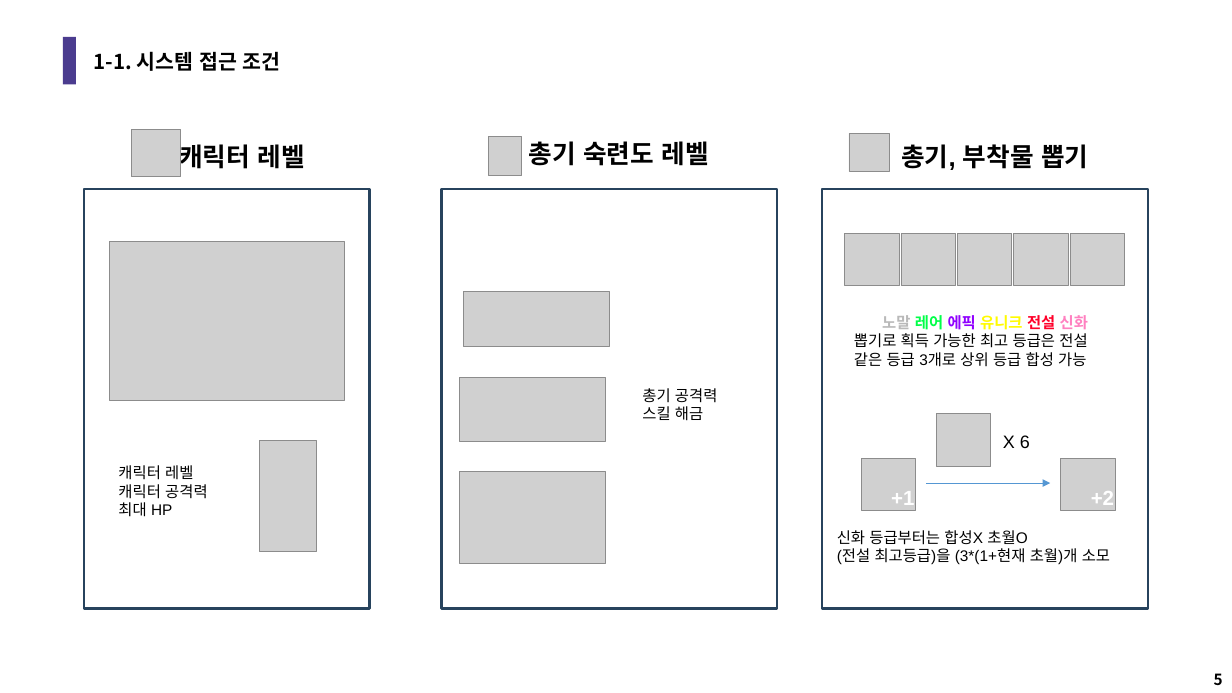
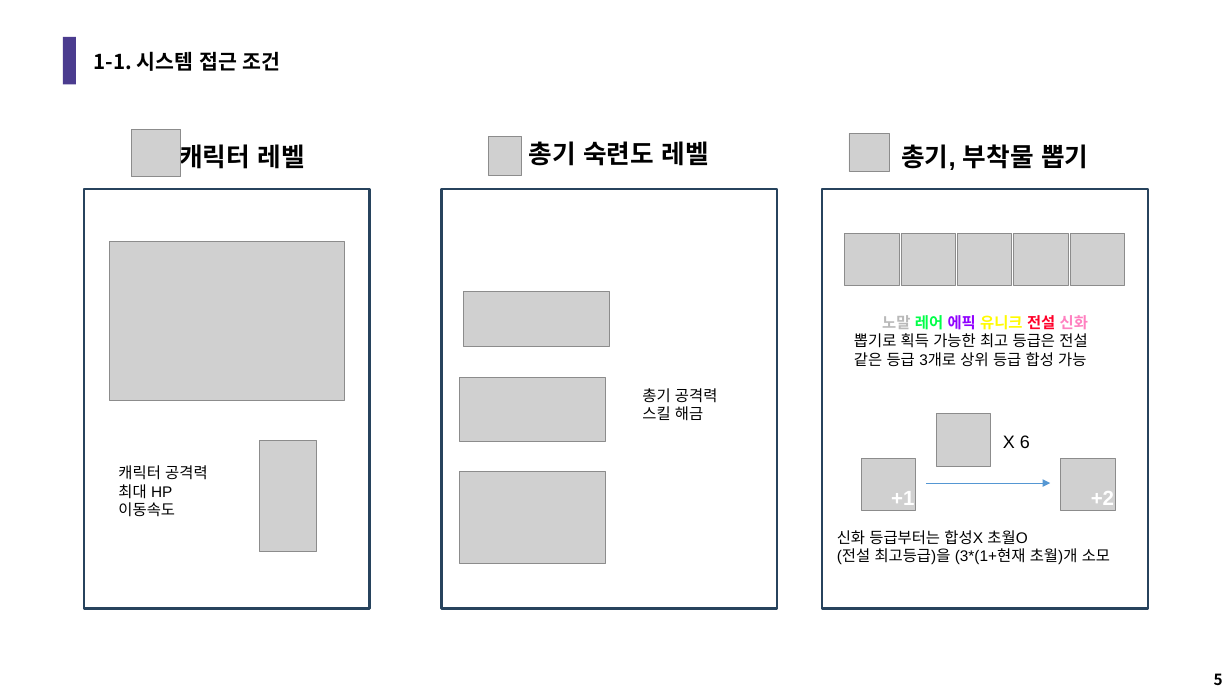
Before and after one commit to LuBly/Team_Pearl, a slide deck: slide 5 of GameDesign/팀펄_성장시스템기획.pptx. Drawn at 1232x693 pixels with LibreOffice and Linux fonts; fonts in the diff are those of the drawing; grey boxes stand for pictures. Boxes give left, top, right and bottom in pixels: in the first picture for what was removed or moved away, otherwise in the second. Text is boxed around its words. In the diff, an @@ line names an element or a change of style, - is before the commit and + after.

```diff
--- a/GameDesign/팀펄_성장시스템기획.pptx
+++ b/GameDesign/팀펄_성장시스템기획.pptx
@@ text at [118, 465, 193, 480]: paragraph removed @@
-캐릭터 레벨
@@ text at [118, 502, 175, 517]: paragraph added @@
+이동속도
```
Also in this commit, not shown: 7 other slides changed, 5 other files.
